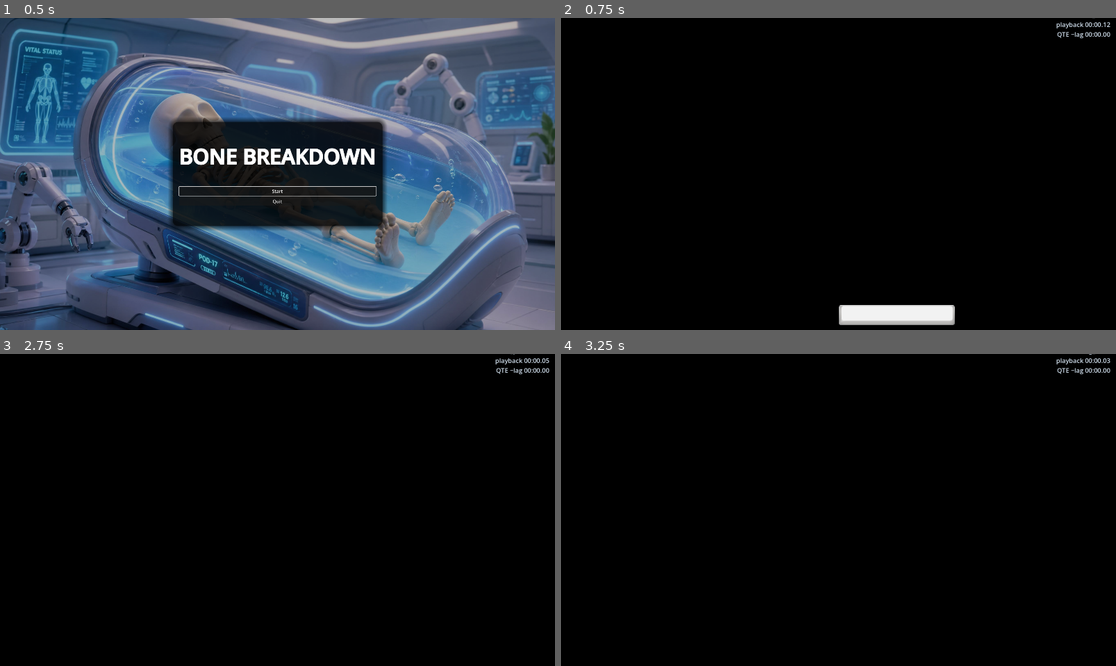
Above: before the commit, frames 1-4 (two rows, left to right).
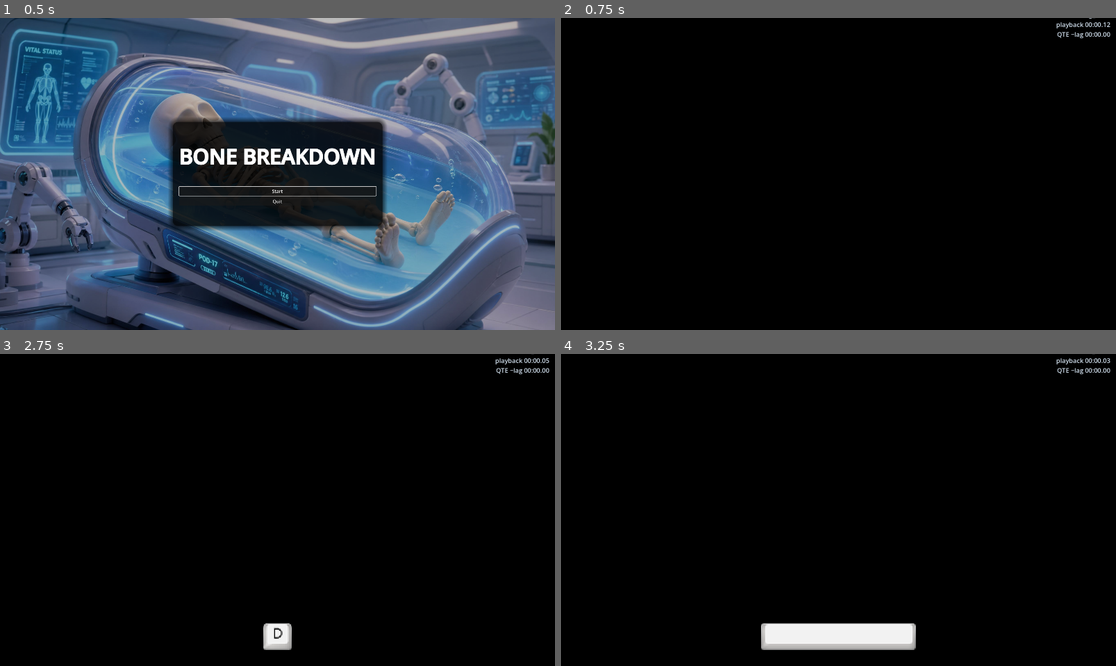
Above: after the commit, the same moments.

Repository: amarti95/Bone-Breakdown
Game: Godot game, scene res://scenes/MainMenu.tscn
Two runs of this game, one before a commit and one after it. Both use one fixed random seed, a clock stepped at 60 frames per second and the inputs below. Video files are missing from this copy of the repository; at most half a second of black plays in their place.
Inputs (mouse positions are in pixels of both pictures, inside the frame that each line leads up to):
- Up to frame 1 (0.5 s): no input
- Up to frame 2 (0.75 s): click "Start" at 0.5 s
- Up to frame 3 (2.75 s): move the mouse to (399, 494) at 1.27 s; hold D (qte_right) 1.28-2 s; tap Space (qte_action) at 1.35 s; click (399, 494) at 1.42 s; tap Enter at 2 s; drag from (166, 525) to (249, 572) at 2.02 s
- Up to frame 4 (3.25 s): move the mouse to (894, 441) at 2.77 s; hold D (qte_right) from 2.78 s (still down); tap Space (qte_action) at 2.85 s

Frame 1 is identical in both runs. In frame 2, 1.4% of the frame differs, in the area x 50-96%, y 0-99%; in frame 3, 0.4%; in frame 4, 2.4%, in the area x 36-96%, y 0-95%.

Commit message:
made the ui bigger

Diff:
--- a/scenes/FmvPlayer.tscn
+++ b/scenes/FmvPlayer.tscn
@@ -34,7 +34,6 @@
 manifest = ExtResource("2_manifest")
 qte_timeline_lag_compensation_s = 0.2
 qte_wall_grace_after_clip_switch_s = 0.055
-debug_start_clip_id = "flick_lever"
 
 [node name="Video" type="VideoStreamPlayer" parent="." unique_id=1612738164]
 layout_mode = 1
@@ -60,30 +59,24 @@
 [node name="Overlay" type="CanvasLayer" parent="." unique_id=223034830]
 layer = 128
 
-[node name="Prompt" type="Control" parent="Overlay" unique_id=1722009334]
-layout_mode = 3
-anchors_preset = 7
-anchor_left = 0.5
+[node name="Prompt" type="MarginContainer" parent="Overlay" unique_id=1722009334]
+anchors_preset = 12
 anchor_top = 1.0
-anchor_right = 0.5
+anchor_right = 1.0
 anchor_bottom = 1.0
-offset_left = -240.0
-offset_top = -140.0
-offset_right = 240.0
-offset_bottom = -32.0
+offset_top = -160.0
 grow_horizontal = 2
 grow_vertical = 0
+theme_override_constants/margin_bottom = 40
 
-[node name="PromptIcon" type="TextureRect" parent="Overlay/Prompt" unique_id=1964560598]
+[node name="CenterContainer" type="CenterContainer" parent="Overlay/Prompt" unique_id=1722009335]
+layout_mode = 2
+size_flags_horizontal = 3
+size_flags_vertical = 3
+
+[node name="PromptIcon" type="TextureRect" parent="Overlay/Prompt/CenterContainer" unique_id=1964560598]
 texture_filter = 1
-layout_mode = 1
-anchors_preset = 8
-anchor_left = 0.5
-anchor_top = 0.5
-anchor_right = 0.5
-anchor_bottom = 0.5
-grow_horizontal = 2
-grow_vertical = 2
+layout_mode = 2
 expand_mode = 1
 stretch_mode = 5
 
--- a/scripts/FmvPlayer.gd
+++ b/scripts/FmvPlayer.gd
@@ -24,12 +24,12 @@
 @export var show_clip_time_overlay: bool = true
 
 ## Height of the keyboard-key prompt shown during QTE windows.
-@export var prompt_icon_height: float = 72.0
+@export var prompt_icon_height: float = 96.0
 
 @onready var overlay: CanvasLayer = $Overlay
 @onready var video: VideoStreamPlayer = $Video
 @onready var prompt_root: Control = $Overlay/Prompt
-@onready var prompt_icon: TextureRect = $Overlay/Prompt/PromptIcon
+@onready var prompt_icon: TextureRect = $Overlay/Prompt/CenterContainer/PromptIcon
 @onready var debug_label: Label = $Overlay/DebugLabel
 @onready var clip_time_hud: Control = $Overlay/ClipTimeHud
 @onready var clip_time_label: Label = $Overlay/ClipTimeHud/ClipTimeLabel
@@ -377,9 +377,7 @@
 	if icon == null:
 		prompt_icon.custom_minimum_size = Vector2.ZERO
 		return
-	var display_size := QteInputKeyIconLibrary.display_size_for_action(action, prompt_icon_height)
-	prompt_icon.custom_minimum_size = display_size
-	prompt_icon.size = display_size
+	prompt_icon.custom_minimum_size = QteInputKeyIconLibrary.display_size_for_action(action, prompt_icon_height)
 
 
 func _action_to_text(a: int) -> String:
